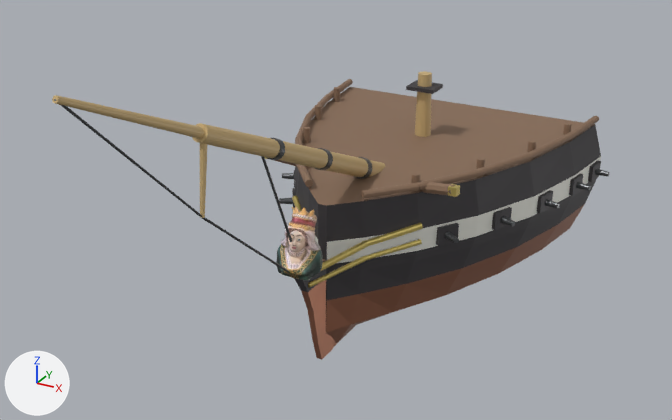
Renders of the glTF model figureheads/ships3d/calliope.glb from each side of a commit.
The view is the same before and after, from a 50 mm lens placed at (13.0, -23.7, 13.9), pointed at (0.4, -0.8, 2.5). Every picture has the same lights, and +X, +Y and +Z are marked at lower left. The first picture is the older version. Where no turn or scale is listed for an object, it has been applied to the vertices. Vertices at exactly the same position are counted once.

Names of what the first picture shows: 'calliope_Figurehead', 'calliope_ParentBow'.
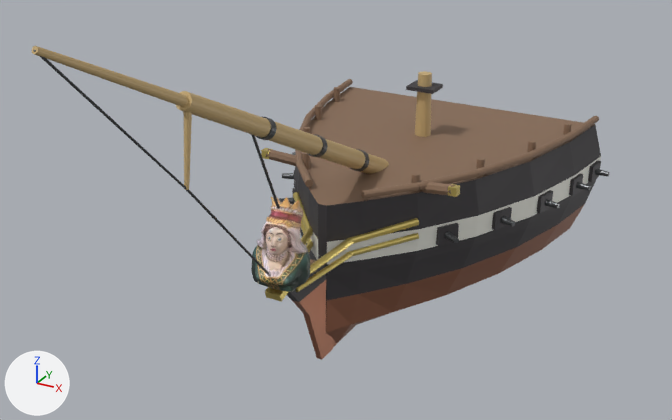
Where the newer file only moved an object's origin or applied its transform, the numbers keep the older frame.

Location of each change, (x1, y1, x2, y2) in pixels of the pictures (672 x 420 px; the box of a moved part takes in the faces that stretch with it):
'calliope_ParentBow', reshaped (9% taller)
    before: (52, 71, 609, 360)
    after: (32, 46, 609, 360)
'calliope_Figurehead', moved, rescaled (25% wider, 28% taller)
    before: (276, 206, 323, 280)
    after: (251, 197, 310, 292)
part 1 of me_calliope_bowhullmesh, moved or reshaped (not visible before)
    after: (301, 228, 313, 245)
part 2 of me_calliope_bowhullmesh, moved or reshaped (not visible before)
    after: (301, 219, 312, 244)
part 3 of me_calliope_bowhullmesh, moved or reshaped
    before: (365, 239, 422, 260)
    after: (350, 233, 419, 256)
part 4 of me_calliope_bowhullmesh, moved or reshaped
    before: (54, 99, 202, 217)
    after: (33, 50, 186, 189)
part 5 of me_calliope_bowhullmesh, moved or reshaped
    before: (202, 217, 289, 273)
    after: (186, 190, 269, 275)
part 6 of me_calliope_bowhullmesh, rebuilt (10% wider, 53% taller)
    before: (192, 123, 385, 177)
    after: (176, 91, 389, 174)
part 7 of me_calliope_bowhullmesh, rebuilt (38% taller)
    before: (52, 95, 205, 139)
    after: (32, 46, 189, 107)
part 8 of me_calliope_bowhullmesh, rebuilt (19% wider, 12% taller)
    before: (365, 223, 423, 246)
    after: (350, 218, 419, 244)
part 9 of me_calliope_bowhullmesh, rebuilt
    before: (292, 195, 302, 211)
    after: (293, 192, 312, 230)
part 10 of me_calliope_bowhullmesh, rebuilt
    before: (321, 241, 368, 271)
    after: (310, 237, 353, 274)
part 11 of me_calliope_bowhullmesh, added
    after: (307, 134, 328, 157)
part 12 of me_calliope_bowhullmesh, added
    after: (350, 149, 369, 171)
part 13 of me_calliope_bowhullmesh, added
    after: (256, 117, 276, 140)
part 14 of me_calliope_bowhullmesh, added (brown)
    after: (183, 111, 192, 190)
part 15 of me_calliope_bowhullmesh, added
    after: (306, 242, 313, 252)
part 16 of me_calliope_bowhullmesh, added
    after: (296, 251, 352, 292)
part 17 of me_calliope_bowhullmesh, deleted
    before: (200, 138, 373, 288)
part 18 of me_calliope_bowhullmesh, moved or reshaped
    before: (261, 128, 459, 360)
    after: (251, 128, 459, 360)

What changed in the scene script:
```text
Change me_calliope_bowhullmesh:
    remove me_calliope_bowhullmesh.from_pydata(...)  # 1319 vertices, 2418 faces; spans x -6.2..6.2, y -11.0..11.0, z -5.8..5.8
    add me_calliope_bowhullmesh.from_pydata(...)  # 1327 vertices, 2430 faces; spans x -6.2..6.2, y -11.4..11.0, z -5.8..6.8
    me_calliope_bowhullmesh part 1: the loose piece of 20 vertices spanning x -1.2..-0.1, y -2.1..0.1, z -2.2..-1.7 is scaled about its middle by (0.594, 1.23, 1.06), then moved by (0.2, -0.6, 0.2)
    me_calliope_bowhullmesh part 2: the loose piece of 20 vertices spanning x -2.4..-1.0, y 0.0..1.6, z -2.4..-1.9 is scaled about its middle by (1.2, 1.19, 1.01), then moved by (0.2, -0.2, 0.2)
    me_calliope_bowhullmesh part 3: the loose piece of 20 vertices spanning x 1.0..2.4, y 0.0..1.6, z -2.4..-1.9 is scaled about its middle by (1.2, 1.19, 1.01), then moved by (-0.2, -0.2, 0.2)
    me_calliope_bowhullmesh part 4: the loose piece of 16 vertices spanning x 0.0, y -11.0..-6.7, z 1.5..5.7 is scaled about its middle by (0.155, 0.959, 1.02), then moved by (0.0, -0.4, 1.0)
    me_calliope_bowhullmesh part 5: the loose piece of 16 vertices spanning x 0.0, y -6.7..-2.0, z -2.4..1.6 is scaled about its middle by (0.427, 0.886, 1.19), then moved by (0.0, -0.8, 0.6)
    me_calliope_bowhullmesh part 6: the loose piece of 44 vertices spanning x -0.3..0.3, y -6.7..3.6, z -1.1..3.9 is rebuilt with 44 vertices and now spans x -0.3..0.3, y -7.2..3.4, z -0.8..4.8
    me_calliope_bowhullmesh part 7: the loose piece of 36 vertices spanning x -0.2..0.2, y -11.0..-5.5, z 3.1..5.8 is rebuilt with 36 vertices and now spans x -0.2..0.2, y -11.4..-6.0, z 4.0..6.8
    me_calliope_bowhullmesh part 8: the loose piece of 20 vertices spanning x 1.0..2.4, y 0.0..1.6, z -1.9..-1.4 is rebuilt with 20 vertices and now spans x 0.7..2.3, y -0.3..1.5, z -1.7..-1.2
    me_calliope_bowhullmesh part 9: the loose piece of 20 vertices spanning x -2.4..-1.0, y 0.0..1.6, z -1.9..-1.4 is rebuilt with 20 vertices and now spans x -2.3..-0.7, y -0.3..1.5, z -1.7..-1.2
    me_calliope_bowhullmesh part 10: the loose piece of 20 vertices spanning x 0.1..1.2, y -2.1..0.1, z -2.2..-1.7 is rebuilt with 20 vertices and now spans x 0.1..0.8, y -3.0..-0.2, z -2.1..-1.5
    me_calliope_bowhullmesh part 11: a new loose piece of 44 vertices spanning x -0.3..0.3, y -1.3..-0.8, z 1.3..2.0, in mat_palettematerial001
    me_calliope_bowhullmesh part 12: a new loose piece of 44 vertices spanning x -0.3..0.3, y 1.3..1.9, z -0.1..0.7, in mat_palettematerial001
    me_calliope_bowhullmesh part 13: a new loose piece of 44 vertices spanning x -0.3..0.3, y -4.0..-3.6, z 2.7..3.3, in mat_palettematerial001
    me_calliope_bowhullmesh part 14: a new loose piece of 24 vertices spanning x -0.1..0.1, y -7.3..-6.9, z 2.5..4.5, in mat_palettematerial001
    me_calliope_bowhullmesh part 15: a new loose piece of 20 vertices spanning x -0.8..-0.1, y -2.7..-0.2, z -2.5..-2.0, in mat_palettematerial001
    me_calliope_bowhullmesh part 16: a new loose piece of 20 vertices spanning x 0.1..0.8, y -2.7..-0.2, z -2.5..-2.0, in mat_palettematerial001
    me_calliope_bowhullmesh part 17: 6 loose pieces with 196 vertices, spanning x -1.1..1.1, y -6.8..2.1, z -2.7..3.6, are deleted
    me_calliope_bowhullmesh part 18: 15 vertices moved from x -3.4..3.4, y -1.5..3.9, z -4.9..0.1 to x -3.4..3.4, y -1.8..3.9, z -4.8..0.1; 22 vertices removed from x -3.3..3.3, y -4.1..1.3, z -2.8..2.6; 30 vertices added at x -3.3..3.3, y -4.6..1.4, z -2.9..3.3
    other edits to the shape of me_calliope_bowhullmesh do not show in these pictures
Change ob_calliope_figurehead:
    ob_calliope_figurehead.location: (0.0, -2.42, 1.99) -> (0.0, -3.46, 2.43)
    ob_calliope_figurehead.scale: (1.07, 1.07, 1.07) -> (1.33, 1.33, 1.33)
```
